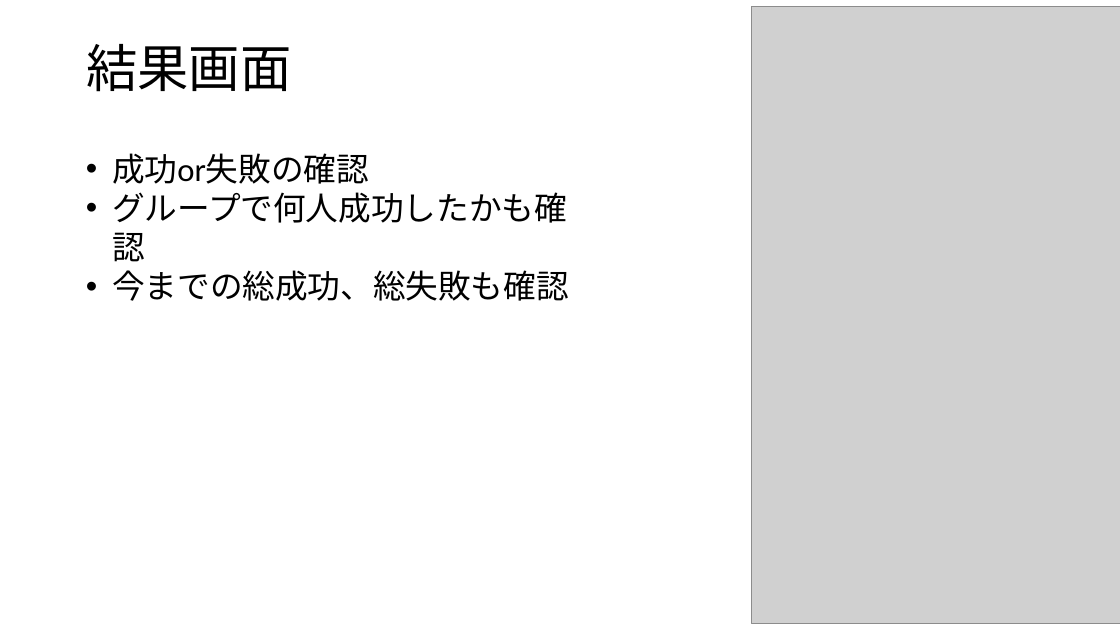
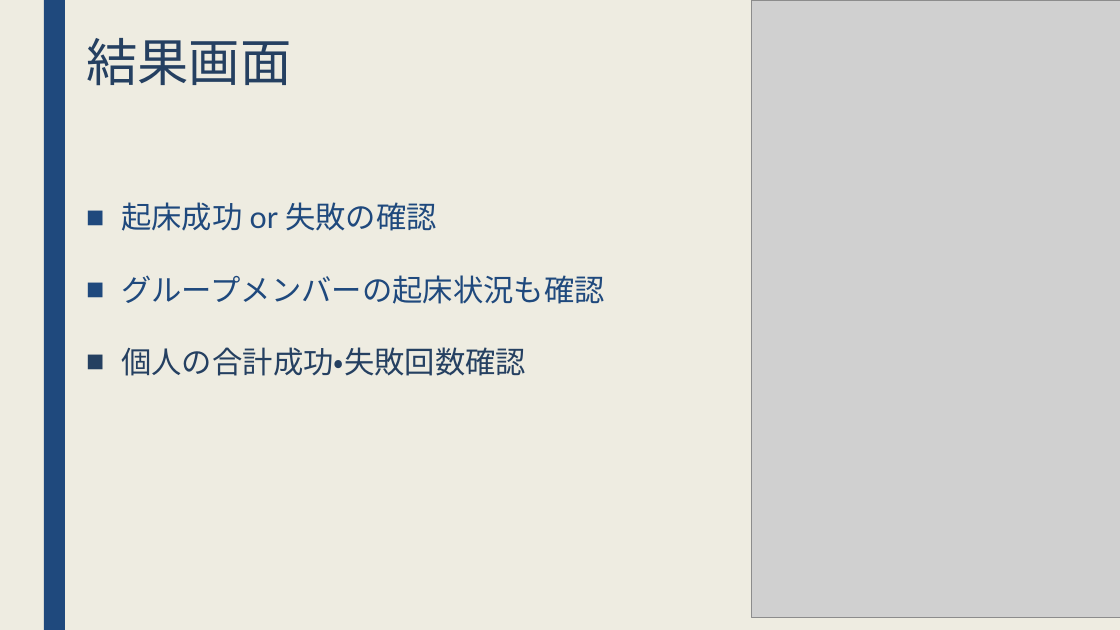
Before and after one commit to jack-app/jackhack2018_F, a slide deck: slide 8 of htmlcss/pptx/teamF.pptx. Drawn at 1120x630 pixels with LibreOffice and Linux fonts; fonts in the diff are those of the drawing; grey boxes stand for pictures. Boxes give left, top, right and bottom in pixels: in the first picture for what was removed or moved away, otherwise in the second. Text is boxed around its words. In the diff, an @@ line names an element or a change of style, - is before the commit and + after.

```diff
--- a/htmlcss/pptx/teamF.pptx
+++ b/htmlcss/pptx/teamF.pptx
@@ background #FFFFFF to #EEECE1 @@
@@ rectangle added at box(44, 0, 65, 630), fill #1F497D @@
@@ picture: place and size @@
-picture at box(752, 7, 1120, 624)
+picture at box(752, 0, 1120, 618)
@@ title "結果画面" at box(86, 38, 291, 86): font Calibri to Lato, text colour #000000 to #254061; line spacing 0.9 to 0.89; vertical alignment middle to top @@
@@ text removed at box(112, 153, 569, 301) @@
-• 成功or失敗の確認
-• グループで何人成功したかも確認
-• 今までの総成功、総失敗も確認
@@ text added at box(121, 202, 605, 376), 26 pt, text #1F497D @@
+■ 起床成功 or 失敗の確認
+■ グループメンバーの起床状況も確認
+■ 個人の合計成功・失敗回数確認
```
Also in this commit, not shown: 5 other slides changed, 1 slide added, 1 slide removed.
